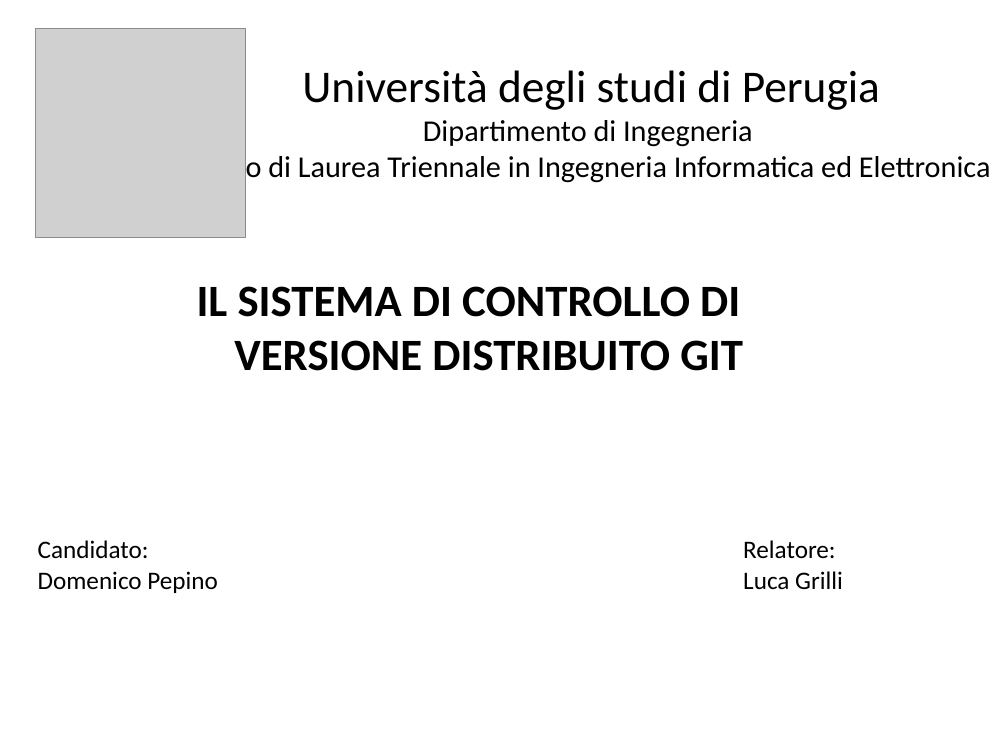
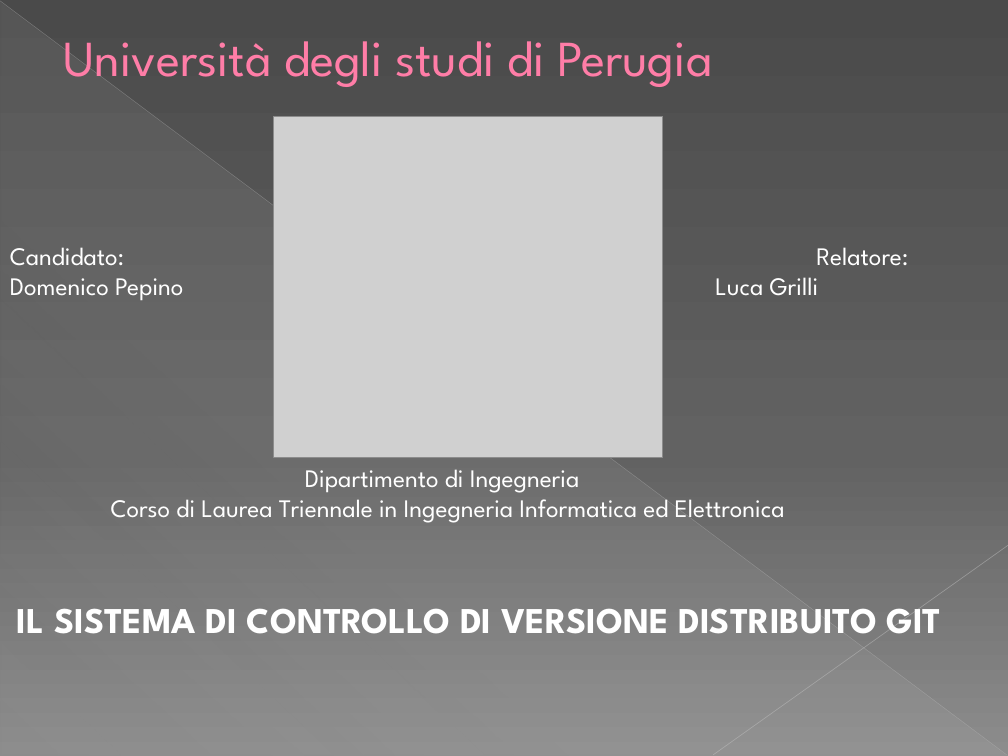
Before and after one commit to IlPep/PresentazioneLaurea, a slide deck: slide 1 of Presentazione tesi.pptx. Drawn at 1008x756 pixels with LibreOffice and Linux fonts; fonts in the diff are those of the drawing; grey boxes stand for pictures. Boxes give left, top, right and bottom in pixels: in the first picture for what was removed or moved away, otherwise in the second. Text is boxed around its words. In the diff, an @@ line names an element or a change of style, - is before the commit and + after.

```diff
--- a/Presentazione tesi.pptx
+++ b/Presentazione tesi.pptx
@@ background #FFFFFF to gradient #4A4A4A to #626262 to #8C8C8C @@
@@ line added from (0, 1) to (1007, 755), #BFBFBF 0.39 pt @@
@@ right triangle added at [1, 2, 1007, 756], fill gradient #D2D2D2 @@
@@ title at [63, 41, 713, 87]: text changed; size 21.6 to 36 pt; font Calibri to League Spartan; text colour #000000 to #FF7DA7 @@
-Università degli studi di Perugia
-Dipartimento di Ingegneria
-Corso di Laurea Triennale in Ingegneria Informatica ed Elettronica
+Università degli studi di Perugia
@@ picture: place and size @@
-picture at [35, 29, 245, 239]
+picture at [274, 116, 663, 458]
@@ text "Candidato: Relatore:": place and size @@
-text "Candidato: Relatore:" at [38, 540, 843, 593]
+text "Candidato: Relatore:" at [10, 247, 819, 300]
@@ text "Candidato: Relatore:" at [10, 247, 819, 300]: font Calibri to League Spartan, text colour #000000 to #FFFFFF @@
@@ text added at [111, 469, 785, 523], 18 pt, text #FFFFFF @@
+Dipartimento di Ingegneria
+Corso di Laurea Triennale in Ingegneria Informatica ed Elettronica
@@ line added from (1008, 545) to (713, 755), #C6C6C6 0.47 pt @@
@@ subtitle "IL SISTEMA DI CONTROLLO DI ...": place and size @@
-subtitle "IL SISTEMA DI CONTROLLO DI ..." at [197, 286, 743, 371]
+subtitle "IL SISTEMA DI CONTROLLO DI ..." at [17, 608, 942, 634]
@@ subtitle "IL SISTEMA DI CONTROLLO DI ..." at [17, 608, 942, 634]: size 32 to 25.9 pt, font Calibri to League Spartan, text colour #000000 to #FFFFFF; indent changed; less space between paragraphs @@
```
Also in this commit, not shown: 12 other slides changed, 4 slides added, 2 slides removed, 1 other file.
